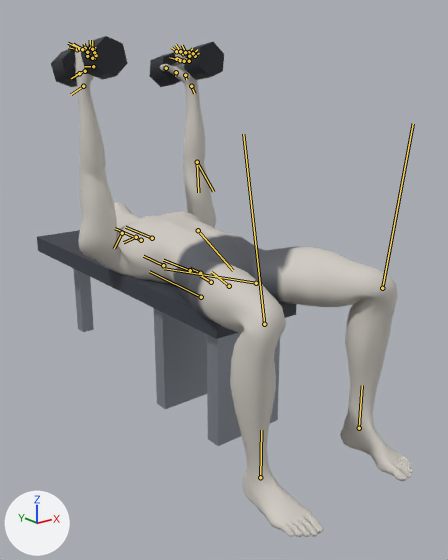
An edit to the glTF model exports/dumbbell-skull-crusher.glb, drawn before and after from the same camera.
Rendered twice from a 50 mm camera at (-1.2, -1.47, 1.09) aimed at (0.09, 0.14, 0.45). The axes (+X, +Y, +Z) are drawn at lower left. The lights are the same throughout. The picture after the commit comes second. Both versions are drawn at frame 0 of the action 'dumbbell-skull-crusher'; the numbers are the values there. The bones that change, and the others that lie on the model, are drawn over the model as lines.
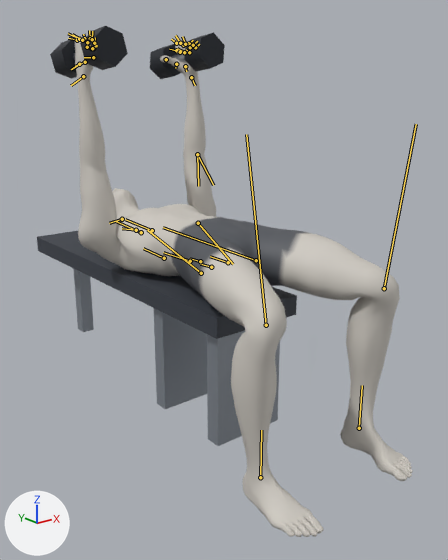
ob_dbl_right is not drawn itself; it is the parent of ob_mesh_1, ob_mesh_2, ob_mesh_3.
ob_dbr_right is not drawn itself; it is the parent of ob_mesh_4, ob_mesh_5, ob_mesh_6.

What the commit changed:
Bone 'pelvis' (bone_pelvis) moves from (-0.007, -0.495, 0.0) to (-0.01, -0.418, 0.0).
Bone 'pelvis' (bone_pelvis) turns from (0, 0, 75) to (0, 0, 90) degrees about its own x, y and z.
Bone 'spine_01' (bone_spine_01) turns from (0, 0, 8) to (0, 0, 4) degrees about its own x, y and z.
Bone 'spine_02' (bone_spine_02) turns from (0, 0, 3) to (0, 0, -1) degrees about its own x, y and z.
Bone 'spine_03' (bone_spine_03) turns from (0, 0, 3) to (0, 0, -1) degrees about its own x, y and z.
Bone 'spine_04' (bone_spine_04) turns from (0, 0, -2) to (0, 0, -4) degrees about its own x, y and z.
Bone 'neck_01' (bone_neck_01) turns from (0, 0, 25) to (0, 0, 10) degrees about its own x, y and z.
Bone 'head' (bone_head) turns from (0, 0, 25) to (0, 0, 10) degrees about its own x, y and z.
Bone 'thigh_l' (bone_thigh_l) turns from (11, 1, 20) to (10, 3, -6) degrees about its own x, y and z.
Bone 'calf_l' (bone_calf_l) turns from (-8, 5, -97) to (-7, 5, -87) degrees about its own x, y and z.
Bone 'thigh_r' (bone_thigh_r) turns from (-11, -1, 20) to (-10, -3, -6) degrees about its own x, y and z.
Bone 'calf_r' (bone_calf_r) turns from (8, -5, -97) to (7, -5, -87) degrees about its own x, y and z.

Changed parts and their boxes (x1, y1, x2, y2) in the pictures (448 x 560 px):
'Mesh_0', posed
    before: (75, 47, 413, 537)
    after: (75, 37, 413, 537)
'Mesh_6', posed
    before: (81, 36, 128, 80)
    after: (80, 26, 128, 70)
'Mesh_3', posed
    before: (184, 42, 224, 80)
    after: (184, 32, 225, 72)
'Mesh_2', posed
    before: (149, 52, 181, 87)
    after: (150, 43, 181, 79)
'Mesh_5', posed
    before: (51, 48, 77, 87)
    after: (50, 38, 77, 79)
bone 'pelvis', root to tip
    before: (229, 286) to (211, 272)
    after: (228, 262) to (210, 256)
bone 'spine_01', root to tip
    before: (211, 282) to (200, 275)
    after: (211, 267) to (200, 264)
bone 'spine_02', root to tip
    before: (200, 273) to (190, 268)
    after: (200, 261) to (190, 258)
bone 'spine_03', root to tip
    before: (190, 270) to (163, 260)
    after: (190, 261) to (163, 252)
bone 'spine_04', root to tip
    before: (163, 265) to (143, 256)
    after: (164, 258) to (143, 248)
bone 'neck_01', root to tip
    before: (136, 237) to (123, 242)
    after: (136, 230) to (122, 228)
bone 'head', root to tip
    before: (122, 233) to (114, 248)
    after: (122, 219) to (109, 223)
bone 'thigh_l', root to tip
    before: (256, 283) to (164, 268)
    after: (256, 260) to (163, 227)
bone 'calf_l', root to tip
    before: (382, 288) to (413, 123)
    after: (384, 288) to (416, 124)
bone 'thigh_r', root to tip
    before: (201, 297) to (149, 271)
    after: (201, 273) to (147, 230)
bone 'calf_r', root to tip
    before: (264, 324) to (243, 134)
    after: (266, 325) to (246, 134)
